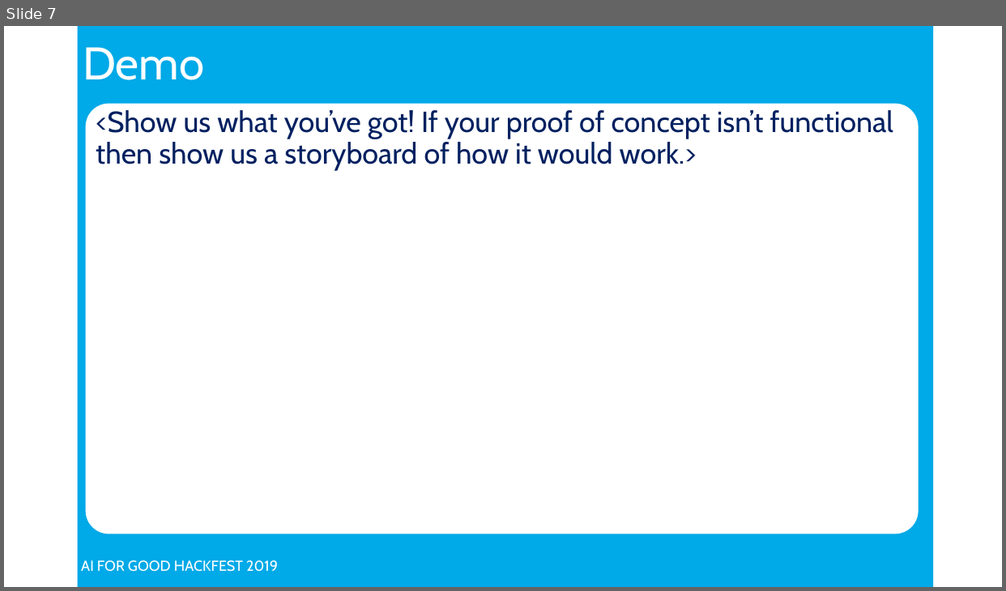
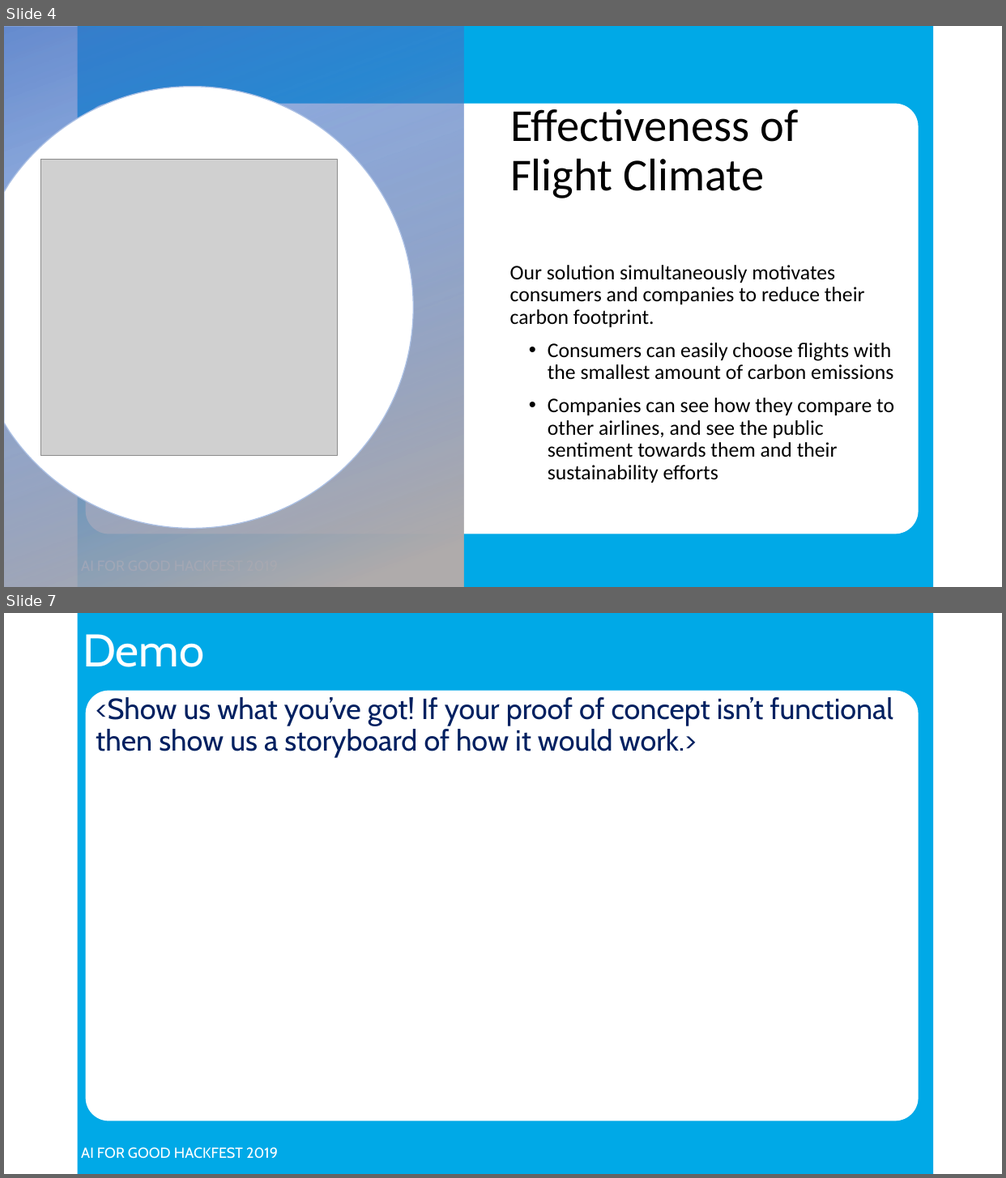
Before and after one commit to hannah-brydon/flight-climate, a slide deck: Hackfest-Presentation.pptx. Shown one above the other, each under a label of ours: slide 7 before the commit, slides 4 and 7 after it; the slides between them are not shown. The pictures are 1006x591 and 1006x1178 pixels, drawn with LibreOffice and Linux fonts; fonts in the diff are those of the drawing; grey boxes stand for pictures; background and template pictures are left out. Boxes give left, top, right and bottom in pixels: in the first picture for what was removed or moved away, otherwise in the second. Text is boxed around its words. In the diff, an @@ line names an element or a change of style, - is before the commit and + after.

```diff
--- a/Hackfest-Presentation.pptx
+++ b/Hackfest-Presentation.pptx
@@ slide 4 added at (4, 26, 1002, 587), background picture (left out); not listed: 3 template elements that a slide beside it also shows @@
@@ rectangle added at (4, 26, 463, 587), fill gradient #4472C4 to #AFABAB @@
@@ freeform shape added at (4, 87, 414, 529), fill #FFFFFF, outline #C5C3C3 1 pt @@
@@ title added at (510, 103, 798, 199), 44 pt, text #000000 @@
+Effectiveness of Flight Climate
@@ picture added at (40, 160, 337, 456) @@
@@ text added at (510, 265, 894, 483), 20 pt, text #000000 @@
+Our solution simultaneously motivates consumers and companies to reduce their carbon footprint.
+• Consumers can easily choose flights with the smallest amount of carbon emissions
+• Companies can see how they compare to other airlines, and see the public sentiment towards them and their sustainability efforts
```
Also in this commit, not shown: 2 slides changed, 3 other slides added, 4 slides removed, 1 other file.
